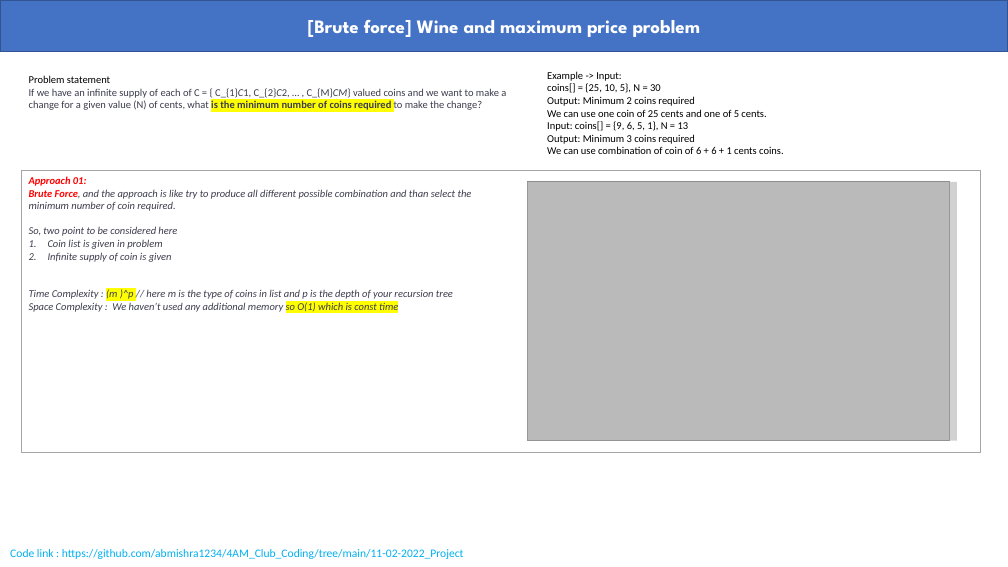
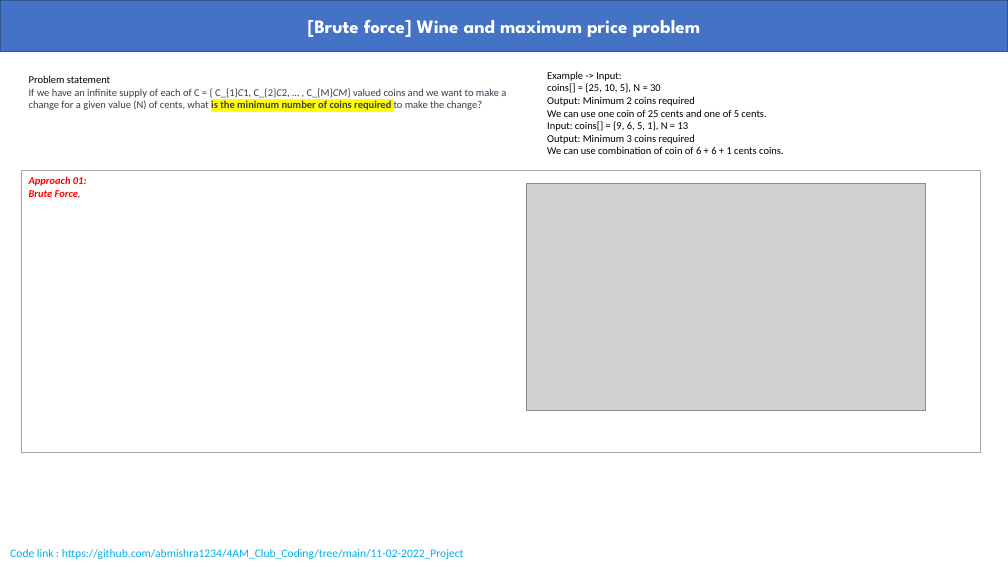
Before and after one commit to abmishra1234/4AM_Club_Coding, a slide deck: slide 11 of Dynamic_Programming/Dynamic Programming.pptx. Drawn at 1008x567 pixels with LibreOffice and Linux fonts; fonts in the diff are those of the drawing; grey boxes stand for pictures. Boxes give left, top, right and bottom in pixels: in the first picture for what was removed or moved away, otherwise in the second. Text is boxed around its words. In the diff, an @@ line names an element or a change of style, - is before the commit and + after.

```diff
--- a/Dynamic_Programming/Dynamic Programming.pptx
+++ b/Dynamic_Programming/Dynamic Programming.pptx
@@ text at box(29, 190, 81, 198): text changed; text colour #3D3D4E to #FF0000; bold on @@
-Brute Force, and the approach is like try to produce all different possible combination and than select the minimum number of coin required.
-So, two point to be considered here
-1. Coin list is given in problem
-2. Infinite supply of coin is given
-Time Complexity : (m )^p // here m is the type of coins in list and p is the depth of your recursion tree
-Space Complexity : We haven’t used any additional memory so O(1) which is const time
+Brute Force,
@@ picture: place and size @@
-picture at box(527, 182, 950, 441)
+picture at box(526, 183, 926, 410)
@@ rectangle removed at box(527, 182, 957, 441) @@
```
Also in this commit, not shown: 2 other slides changed.
